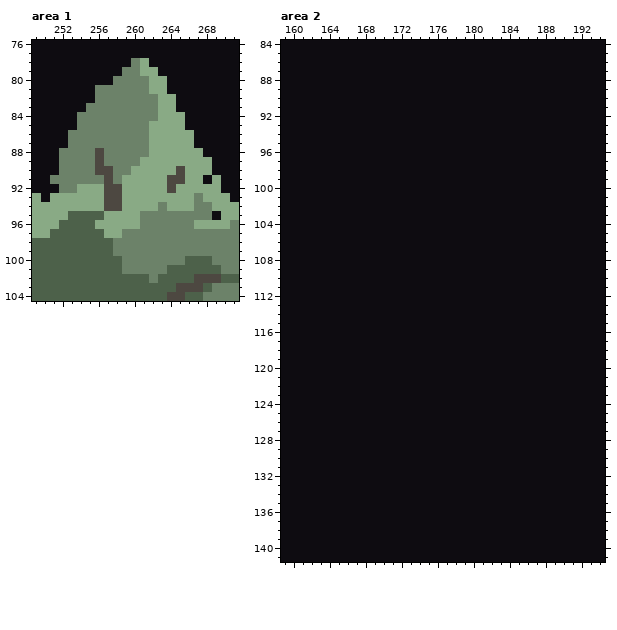
One commit to this pixel-art file: mockup4.aseprite. The first picture shows the starting point.
420x317 pixels, 1 frame. Colours within 5 levels of each other are drawn and written as one. Shown: area 1: x 249..271, y 76..104; area 2: x 159..194, y 84..141. The commit also changed other parts of the picture, which this record leaves out.
After:
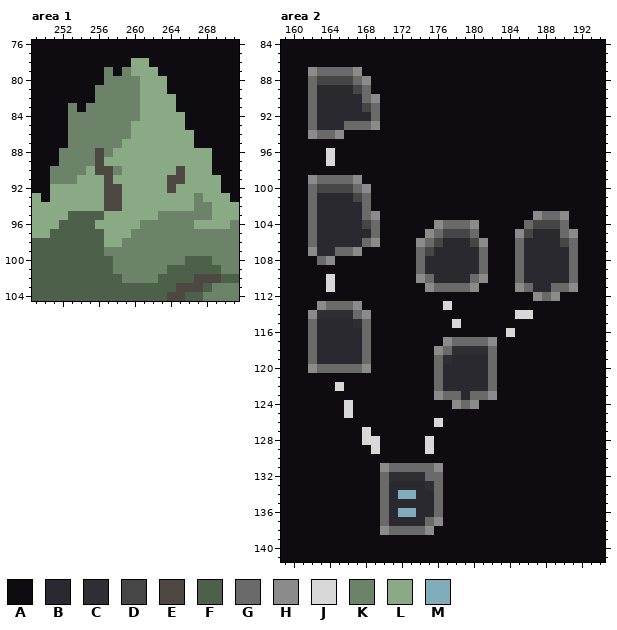
Palette (. is transparent): A #0e0c11  B #29292f  C #2f2e32  D #464646  E #4d4841  F #4d614a  G #6a6a6a  H #8b8b8b  J #d8d8d8  K #6c8269  L #89aa85  M #81acbc
The exact change:
layer "Dark Background" added
layer "Tree Back" added
layer "UI" added
layer "Background" removed
layer "Layer 5" removed
layer "Layer 4" removed
layer "Layer 2" removed
Changed rows in their new state; - is an unchanged pixel.
Area 1, layer "Tree Back":
first column x 251:
 78 ---------L---------
 79 ------K--L---------
 80 ------K---L--------
 81 ----------L--------
 82 ----------LL-------
 83 --K-------LL-------
 84 --K-------LL-------
 85 --K------LL--------
 86 ---------LL--------
 87 --------LLL--------
 88 -------LLLL------L-
 89 ------LLLL---------
 90 K---L---L----------
 91 ---LLL-L---------L-
 92 LLL----------------
 94 ------------L------
 95 ----------LL------L
 97 --------L----------
 98 ------LL-----------
 99 ------K------------
100 -------K-----------
101 -------K-----------
102 --------KKK--------
Area 2, layer "UI":
first column x 162:
 87 HGGGGH------------------------
 88 GDDDDGH-----------------------
 89 GBBBBDG-----------------------
 90 GBBBBBGH----------------------
 91 GBBBBBDG----------------------
 92 GBBBBBBG----------------------
 93 GBBBGGGH----------------------
 94 HGGH--------------------------
 96 --J---------------------------
 97 --J---------------------------
 99 HGGGGH------------------------
100 GDDDDGH-----------------------
101 GBBBBDG-----------------------
102 GBBBBBG-----------------------
103 GBBBBBGH-----------------HGGH-
104 GBBBBBDG------HGGGH-----GDDDG-
105 GBBBBBBG-----HGDDDG----HDBBBGH
106 GBBBBBGH----HGDBBBDH---GBBBBDG
107 HBBGGH------GDBBBBBG---GBBBBBG
108 -GH---------GBBBBBBG---GBBBBBG
109 ------------GBBBBBBG---GBBBBBG
110 --J---------HGBBBBGH---GBBBBBG
111 --J----------HGGGGH----HGBBGGH
112 -------------------------HGH--
113 -HGGGH---------J--------------
114 HCCCCGH----------------JJ-----
115 GBBBBCG---------J-------------
116 GBBBBBG---------------J-------
117 GBBBBBG--------HGGGGH---------
118 GBBBBBG-------HGCCCCG---------
119 GBBBBBG-------GCBBBBG---------
120 HGGGGGH-------GBBBBBG---------
121 --------------GBBBBBG---------
122 ---J----------GBBBBBG---------
123 --------------HGGBGGH---------
124 ----J-----------HGH-----------
125 ----J-------------------------
126 --------------J---------------
127 ------J-----------------------
128 ------JJ-----J----------------
129 -------J-----J----------------
131 --------HGGGGGH---------------
132 --------GCCCCGG---------------
133 --------GBBBBCG---------------
134 --------GBMMBBG---------------
135 --------GBBBBBG---------------
136 --------GBMMBBG---------------
137 --------GBBBBGH---------------
138 --------HGGGGH----------------
Where, in picture pixels (left, top, right, bottom), the same in both pictures:
changed: (50, 58, 167, 283)
changed: (203, 148, 221, 220)
changed: (308, 67, 578, 535)
